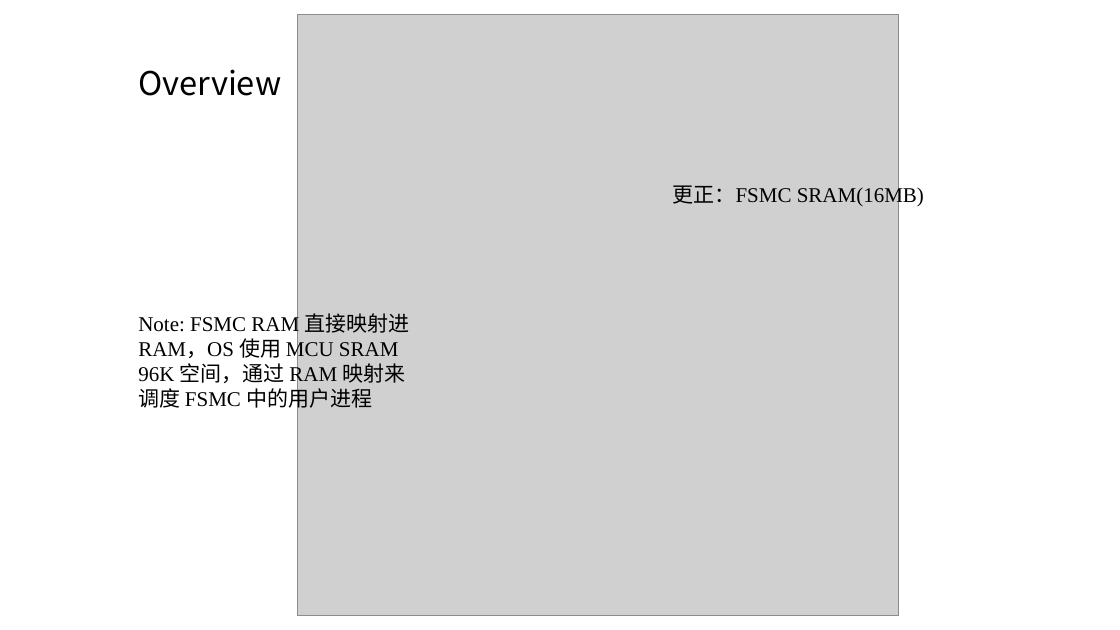
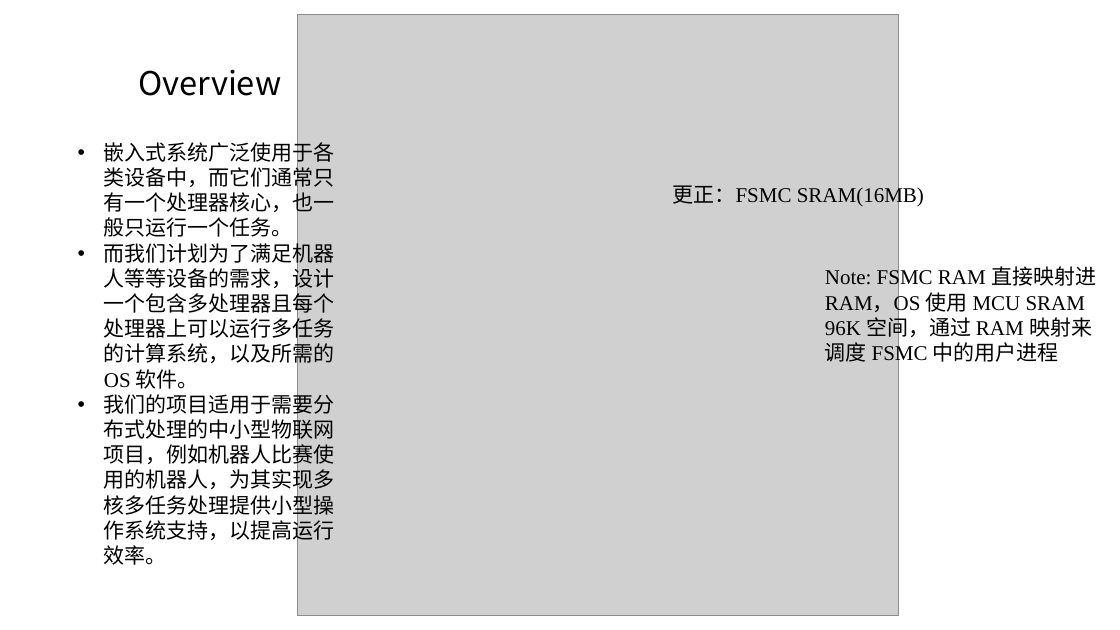
Before and after one commit to OSH-2025/hezhiying, a slide deck: slide 3 of docs/mid-term report/Mid-term report.pptx. Drawn at 1120x630 pixels with LibreOffice and Linux fonts; fonts in the diff are those of the drawing; grey boxes stand for pictures. Boxes give left, top, right and bottom in pixels: in the first picture for what was removed or moved away, otherwise in the second. Text is boxed around its words. In the diff, an @@ line names an element or a change of style, - is before the commit and + after.

```diff
--- a/docs/mid-term report/Mid-term report.pptx
+++ b/docs/mid-term report/Mid-term report.pptx
@@ text added at [104, 139, 335, 565], 18 pt, text #000000 @@
+• 嵌入式系统广泛使用于各类设备中，而它们通常只有一个处理器核心，也一般只运行一个任务。
+• 而我们计划为了满足机器人等等设备的需求，设计一个包含多处理器且每个处理器上可以运行多任务的计算系统，以及所需的 OS 软件。
+• 我们的项目适用于需要分布式处理的中小型物联网项目，例如机器人比赛使用的机器人，为其实现多核多任务处理提供小型操作系统支持，以提高运行效率。
@@ text "Note: FSMC RAM 直接映射进 RAM，OS ...": place and size @@
-text "Note: FSMC RAM 直接映射进 RAM，OS ..." at [138, 313, 410, 411]
+text "Note: FSMC RAM 直接映射进 RAM，OS ..." at [825, 266, 1096, 365]
```
Also in this commit, not shown: 1 other file.
